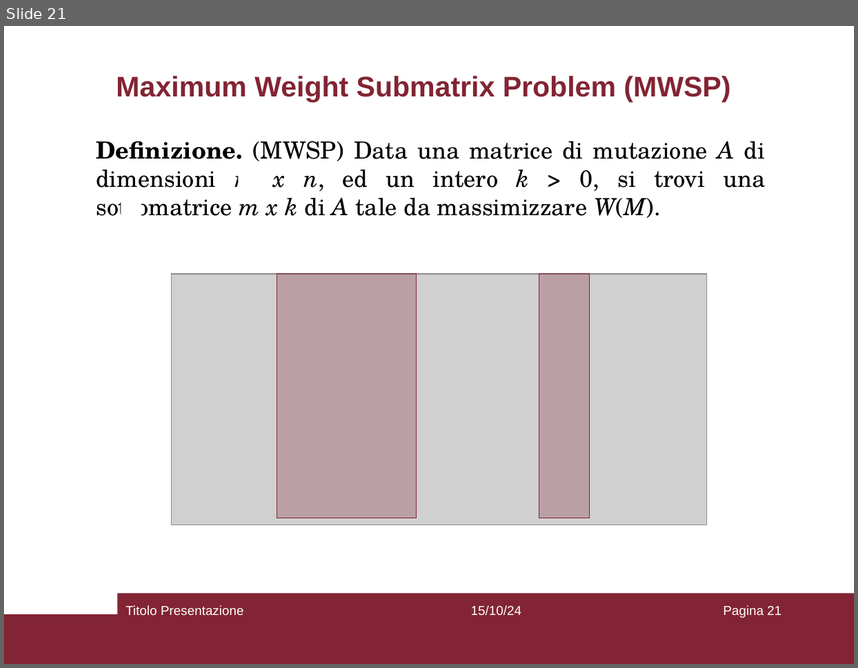
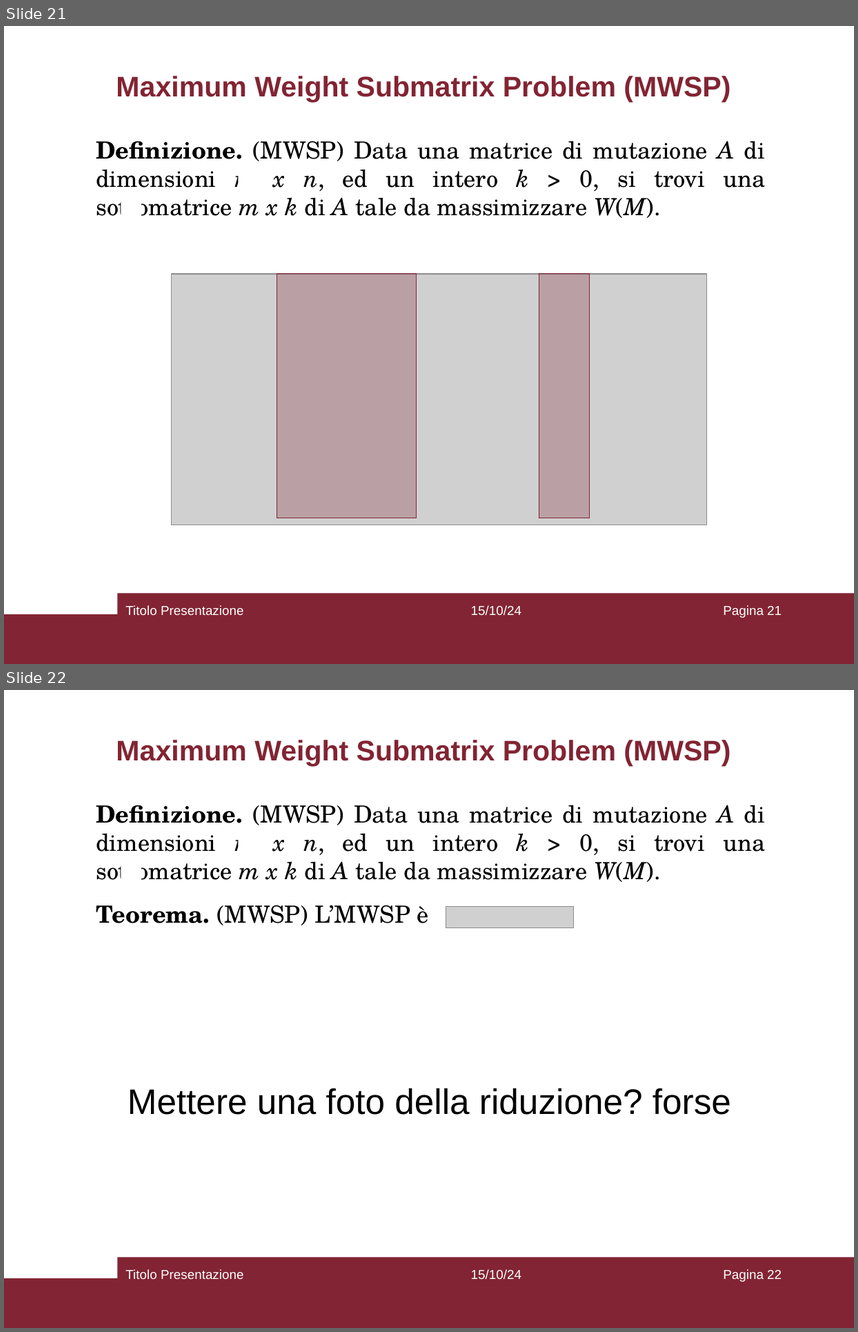
Before and after one commit to aflaag/bsc-thesis, a slide deck: presentation/slides.odp. Shown one above the other, each under a label of ours: slide 21 before the commit, slides 21 and 22 after it. The pictures are 858x668 and 858x1332 pixels, drawn with LibreOffice and Linux fonts; fonts in the diff are those of the drawing; grey boxes stand for pictures; background and template pictures are left out. Boxes give left, top, right and bottom in pixels: in the first picture for what was removed or moved away, otherwise in the second. Text is boxed around its words. In the diff, an @@ line names an element or a change of style, - is before the commit and + after.

```diff
--- a/presentation/slides.odp
+++ b/presentation/slides.odp
@@ slide 22 added at [4,690,854,1328], background #FFFFFF; not listed: 2 template elements that a slide beside it also shows @@
@@ title added at [116,740,731,766], 24 pt, text #822433, bold @@
+Maximum Weight Submatrix Problem (MWSP)
@@ text added at [96,805,765,882], 20 pt, text #000000 @@
+Definizione. (MWSP) Data una matrice di mutazione A di dimensioni m x n, ed un intero k > 0, si trovi una sottomatrice m x k di A tale da massimizzare W(M).
@@ rectangle added at [239,829,260,858], fill #FFFFFF @@
@@ rectangle added at [121,855,142,884], fill #FFFFFF @@
@@ text added at [96,905,428,925], 20 pt, text #000000 @@
+Teorema. (MWSP) L’MWSP è .
@@ picture added at [446,906,575,928] @@
@@ rectangle added at [121,955,142,984], fill #FFFFFF @@
@@ text added at [128,1087,731,1114], 30 pt, text #000000 @@
+Mettere una foto della riduzione? forse
@@ text added at [125,1269,243,1279], 11 pt, text #FFFFFF @@
+Titolo Presentazione
@@ text added at [471,1269,522,1279], 11 pt, text #FFFFFF @@
+15/10/24
@@ page number added at [723,1269,782,1281], 11 pt, text #FFFFFF @@
+Pagina 22
```
Also in this commit, not shown: 7 other slides added, 13 other files.
